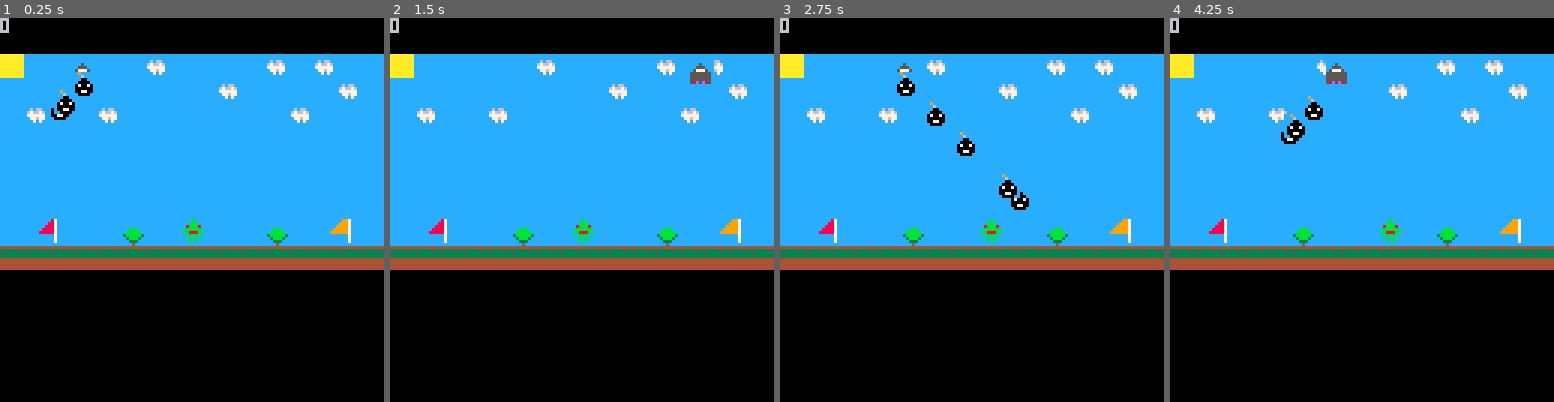
Above: before the commit, frames 1-4 (left to right).
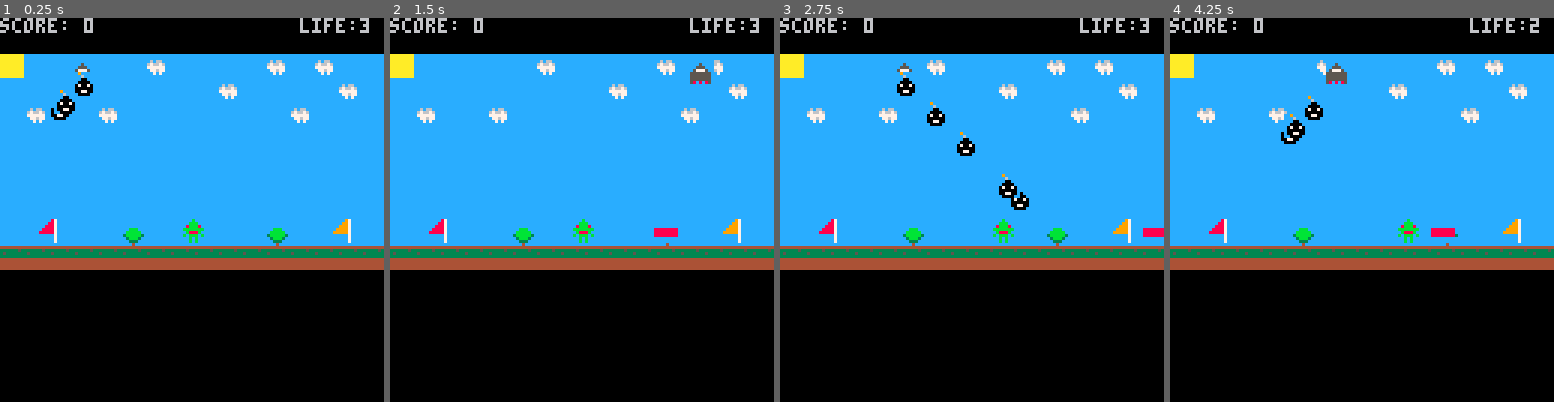
Above: after the commit, the same moments.

Repository: nickgs/pico8-carts
Game: PICO-8 cartridge aliens.p8
Two runs of this game, one before a commit and one after it. Both use one fixed random seed, a clock stepped at 60 frames per second and the inputs below.
Inputs:
- Up to frame 1 (0.25 s): no input
- Up to frame 2 (1.5 s): tap X (X key) at 0.33, 1.07 s
- Up to frame 3 (2.75 s): hold Right 1.6-2.1 s; tap X (X key) at 1.85 s; hold Right from 2.47 s (still down)
- Up to frame 4 (4.25 s): tap X (X key) at 2.97, 4.08 s; release Right at 3.03 s; hold Left 3.08-3.58 s; hold Right from 4.02 s (still down)

The runs differ from the first frame. In frame 1, 0.7% of the frame differs, in the area x 0-97%, y 0-57%; in frame 2, 0.9%; in frame 3, 1.1%; in frame 4, 1.2%, in the area x 0-97%, y 0-59%.

Commit message:
Added live indicator and laser shooter

Diff:
--- a/aliens.p8
+++ b/aliens.p8
@@ -5,6 +5,7 @@
 local rocket = {}
 local mrbombs = {}
 local settings = {}
+local lasers = {}
 
 local hitbox = {}
 
@@ -13,6 +14,7 @@
 local target_flag
 
 local score
+local life
 
 function _init()
  cls()
@@ -24,8 +26,10 @@
 	--setup our hopper
 	hopper.x = 60
 	hopper.y = 67
-	hopper.speed = 3
+	hopper.speed = 5
 	hopper.sprite = 1
+	hopper.alive = 1
+	hopper.facing = 1 -- facing right
 
 	--setup our rocket
 	rocket.x = 10
@@ -45,8 +49,9 @@
 
 	target_flag = flag1
 
-	-- init score to 0
+	-- init score to 0 and our life to 100
 	score = 0
+	life = 3
 
 	spr(1, hopper.x, hopper.y)
 end
@@ -59,13 +64,38 @@
 	spr(flag1.sprite, flag1.x, flag1.y)
 	spr(flag2.sprite, flag2.x, flag2.y)
 
-
-	if(btnp(1)) then
+	if(btnp(1) and hopper.alive == 1) then
 		hopper.x += hopper.speed
-	end
-
-	if(btnp(0)) then
+		hopper.facing = 1
+	end
+
+	if(btnp(0) and hopper.alive == 1) then
 		hopper.x -= hopper.speed
+	 hopper.facing = 0
+	end
+
+	if(btnp(5) and hopper.alive == 1) then
+		l= {}
+		l.x = hopper.x
+		l.y = hopper.y
+		l.sprite = 27
+		l.dx = 2
+
+		if(hopper.facing == 0) then
+			l.dx = -2
+		 l.x = l.x - 4
+		else
+		 l.x = l.x + 4
+		end
+
+		add(lasers, l)
+	end
+
+	--draw our character
+	if(life > 0) then
+		hopper.sprite = 1
+	else
+	 hopper.sprite = 34 -- our dead hopper
 	end
 
 	spr(hopper.sprite, hopper.x, hopper.y)
@@ -89,6 +119,11 @@
 		add(mrbombs, b)
 	end
 
+	for l in all(lasers) do
+		spr(l.sprite,l.x, l.y)
+		l.x += l.dx
+	end
+
 	for bomb in all(mrbombs) do
 		bomb.y += bomb.speed
 
@@ -103,8 +138,11 @@
 
 		if(bomb.y >= hopper.y and bomb.y <= hopper.y+8
 				and bomb.x >= hopper.x and bomb.x <= hopper.x+8) then
-				-- we hit the hopper!
+				 -- we hit the hopper!
 					sfx(8)
+
+					-- decrease life by 1
+					life -= 1
  	end
 	end
 
@@ -119,8 +157,18 @@
 		end
 	end
 
-
-	print(score)
+	if(life <= 0) then
+		print("game over", 45, 45)
+		-- sfx(12)
+		life = 0 -- so don't go negative
+	 hopper.alive = 0
+	end
+
+	print("score: ", 0, 0)
+	print(score, 28, 0)
+
+	print("life: ", 100, 0)
+	print(life, 120, 0)
 end
 
 
Not shown, changed: 26 lines of the sprite sheet (__gfx__) section of aliens.p8
Not shown, changed: the music (__music__) section of aliens.p8
Not shown, changed: the sound effects (__sfx__) section of aliens.p8
